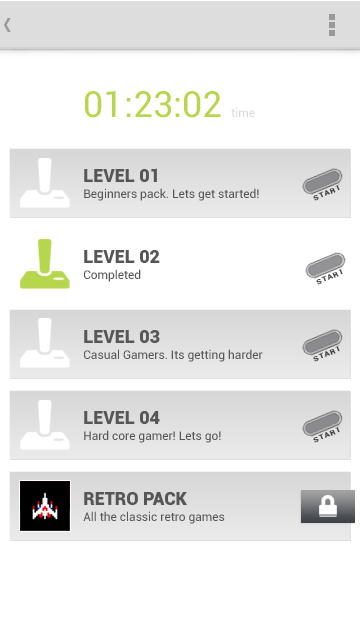
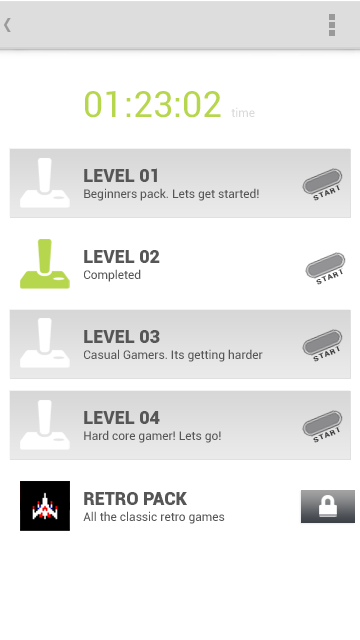
The second 360×640 image is a revision of the first. Changes to its layers:
hid "Layer 1 copy 4" over [9, 471, 350, 540]
